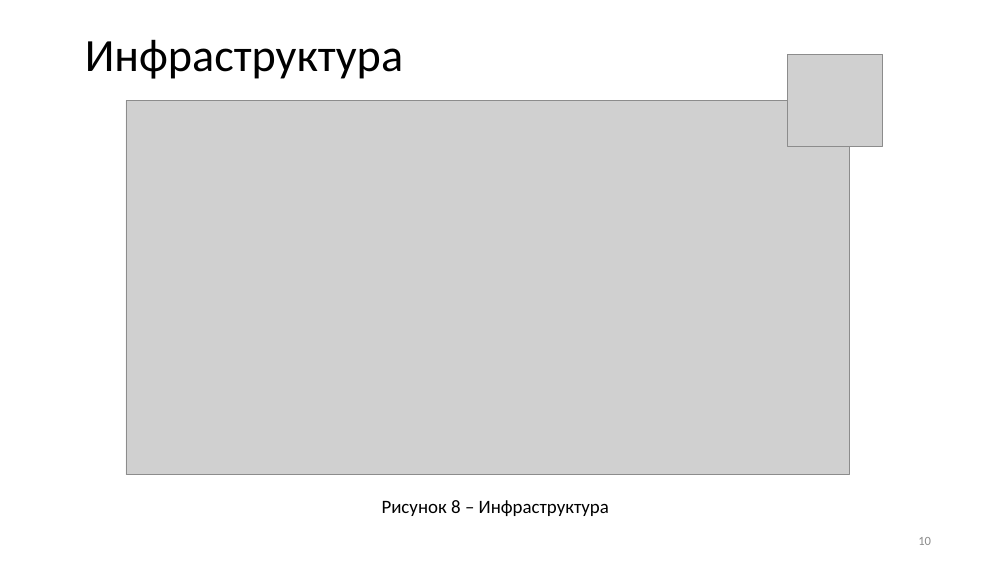
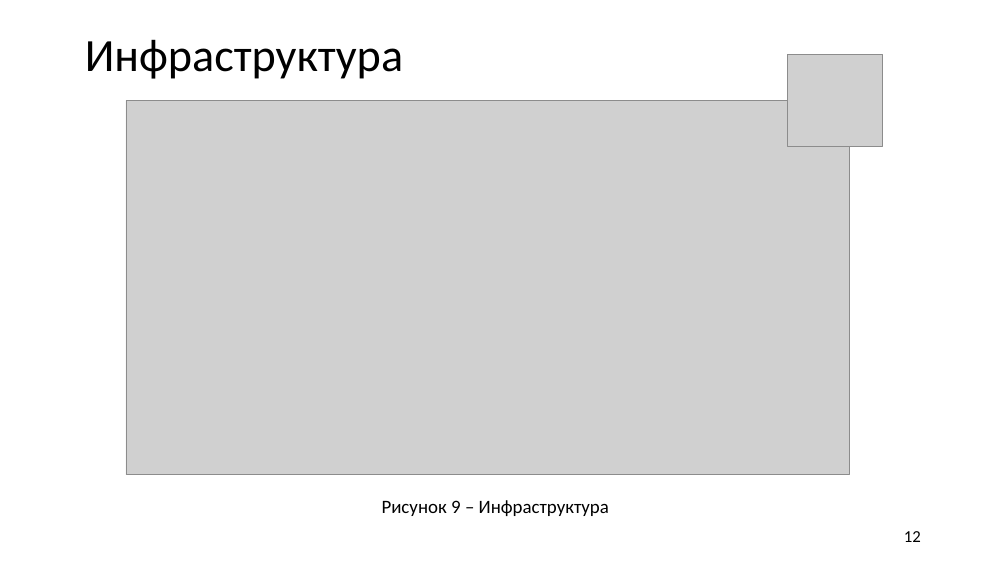
Before and after one commit to R3nnyWeb/Codest, a slide deck: slide 12 of Вашкулатов 12.04.pptx (slide 10 before the commit). Drawn at 1008x567 pixels with LibreOffice and Linux fonts; fonts in the diff are those of the drawing; grey boxes stand for pictures; background and template pictures are left out. Boxes give left, top, right and bottom in pixels: in the first picture for what was removed or moved away, otherwise in the second. Text is boxed around its words. In the diff, an @@ line names an element or a change of style, - is before the commit and + after.

```diff
--- a/Вашкулатов 12.04.pptx
+++ b/Вашкулатов 12.04.pptx
@@ text at (382,500,609,516): text changed @@
-Рисунок 8 – Инфраструктура
+Рисунок 9 – Инфраструктура
@@ page number added at (904,531,921,542), 16 pt, text #000000 @@
+12
@@ page number removed at (918,537,931,545) @@
-10
```
Also in this commit, not shown: 10 other slides changed, 2 slides added, 3 slides removed, 35 other files.
